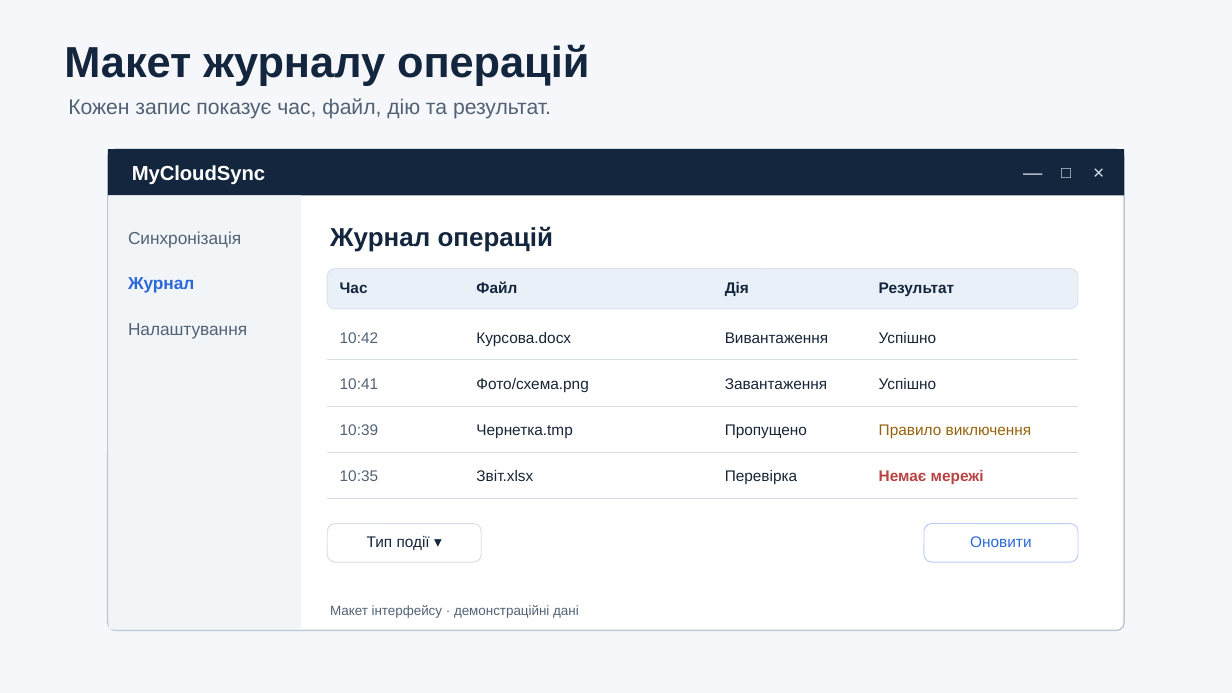
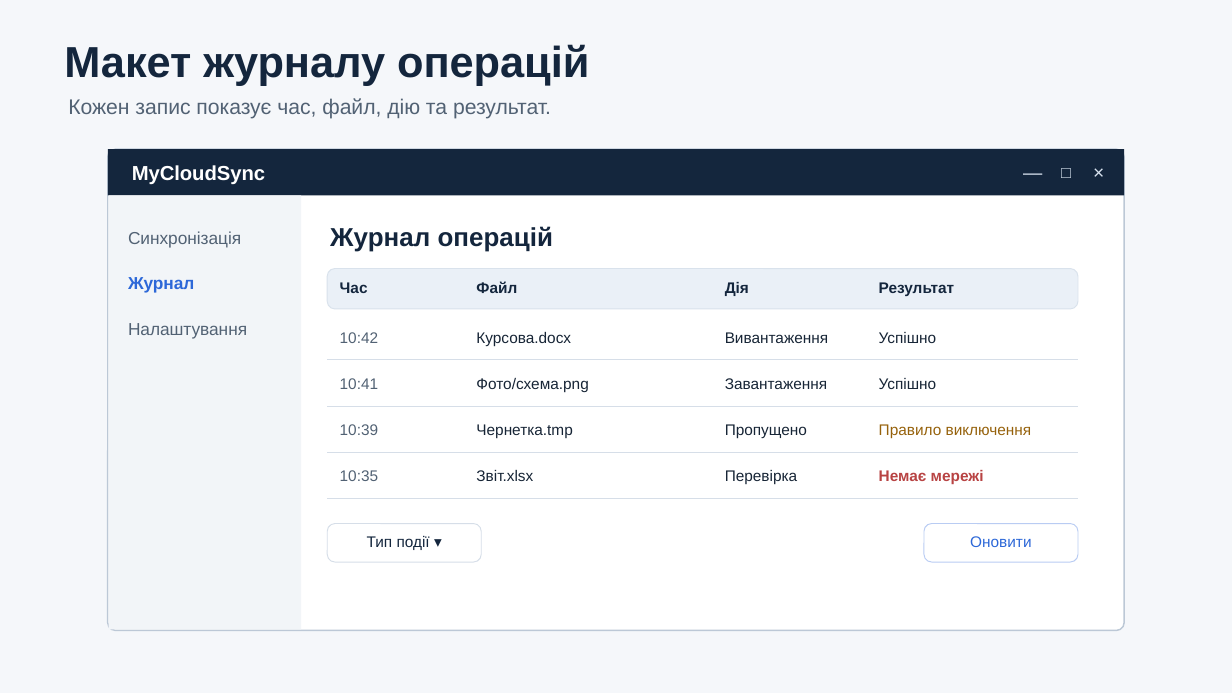
Before and after one commit to ivaniuk07/MyCloudSync, a slide deck: slide 9 of docs/design/presentation/MyCloudSync_design.pptx. Drawn at 1232x693 pixels with LibreOffice and Linux fonts; fonts in the diff are those of the drawing. Boxes give left, top, right and bottom in pixels: in the first picture for what was removed or moved away, otherwise in the second. Text is boxed around its words. In the diff, an @@ line names an element or a change of style, - is before the commit and + after.

```diff
--- a/docs/design/presentation/MyCloudSync_design.pptx
+++ b/docs/design/presentation/MyCloudSync_design.pptx
@@ text removed at (330,605,579,618) @@
-Макет інтерфейсу · демонстраційні дані
```
Also in this commit, not shown: 6 other slides changed, 14 other files.
